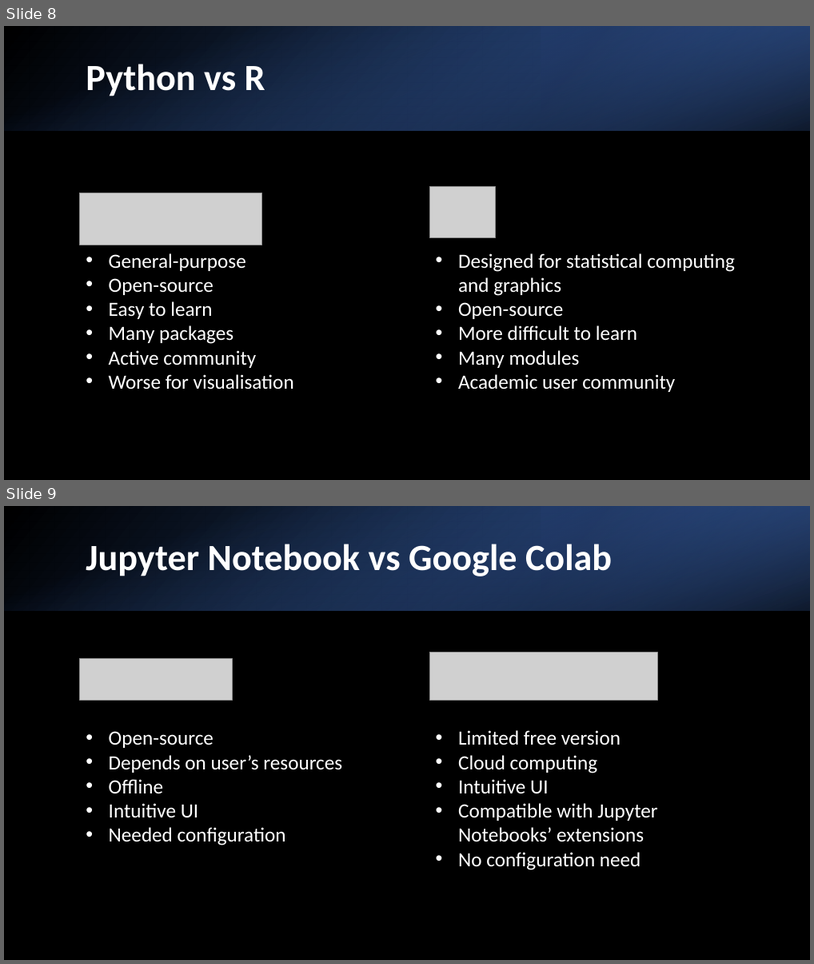
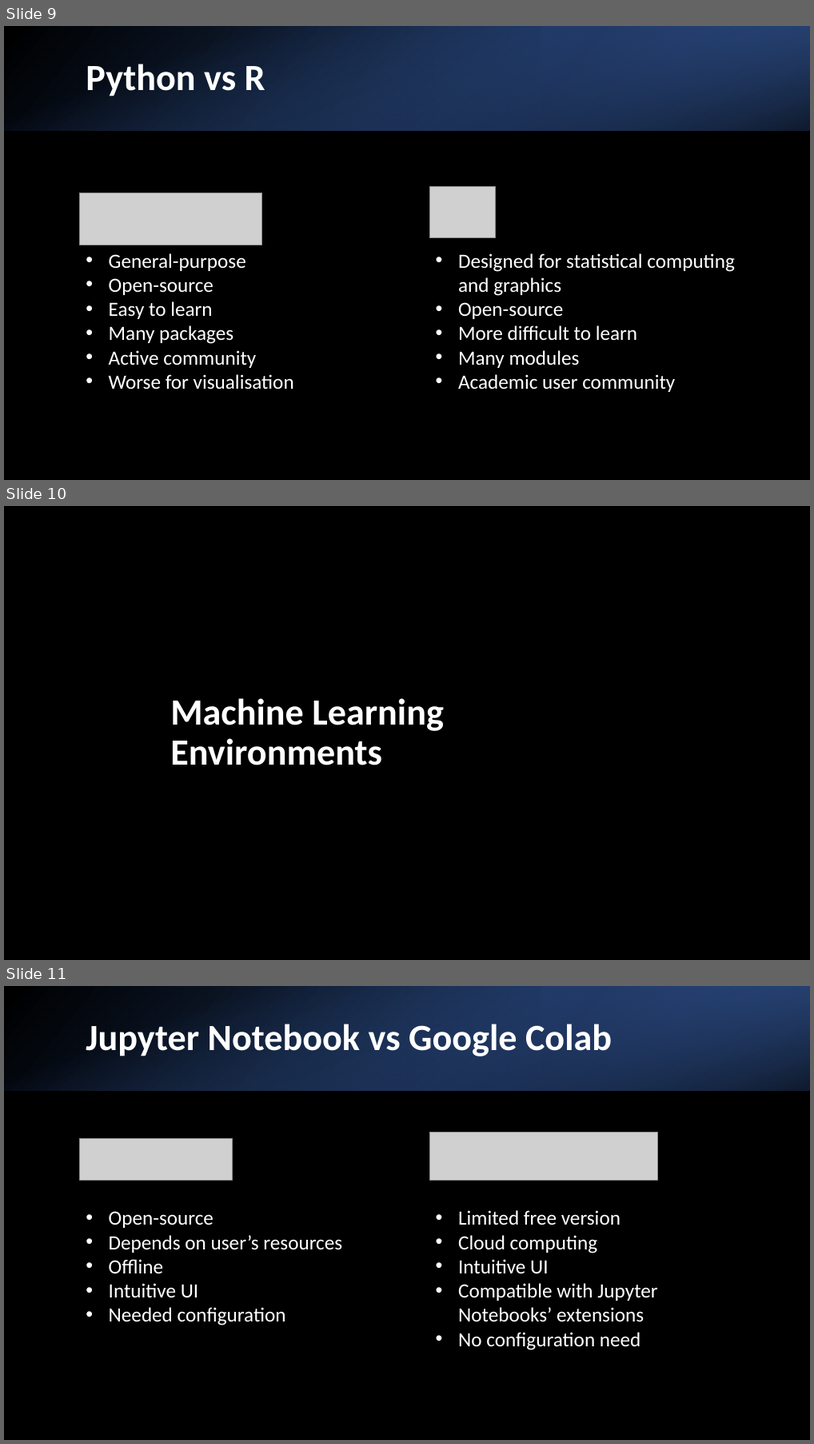
Before and after one commit to Kasia-hue/AI-DS, a slide deck: s1/1_meeting.pptx. Shown one above the other, each under a label of ours: slides 8 and 9 before the commit, slides 9, 10 and 11 after it. The pictures are 814x964 and 814x1444 pixels, drawn with LibreOffice and Linux fonts; fonts in the diff are those of the drawing; grey boxes stand for pictures. Boxes give left, top, right and bottom in pixels: in the first picture for what was removed or moved away, otherwise in the second. Text is boxed around its words. In the diff, an @@ line names an element or a change of style, - is before the commit and + after.

```diff
--- a/s1/1_meeting.pptx
+++ b/s1/1_meeting.pptx
@@ slide 10 added at (4, 506, 810, 960), background #000000 @@
@@ title added at (170, 698, 444, 765), 44 pt, text #FFFFFF, bold @@
+Machine Learning Environments
@@ what was slide 8 is now slide 9 @@
@@ what was slide 9 is now slide 11 @@
```
Also in this commit, not shown: 2 slides changed, 2 other slides added, 2 other files.
